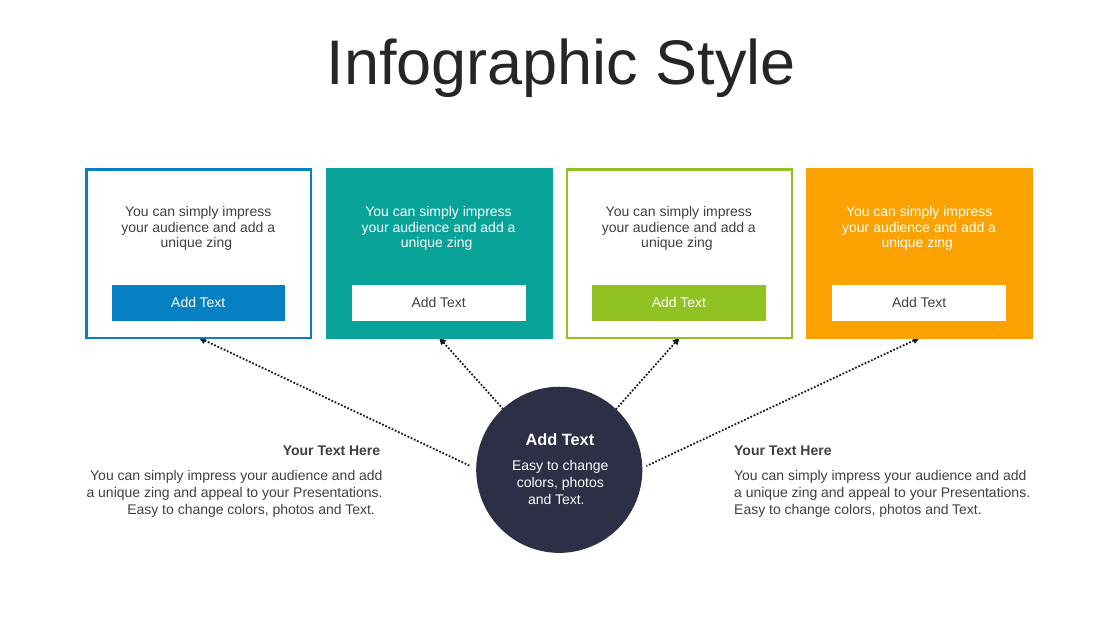
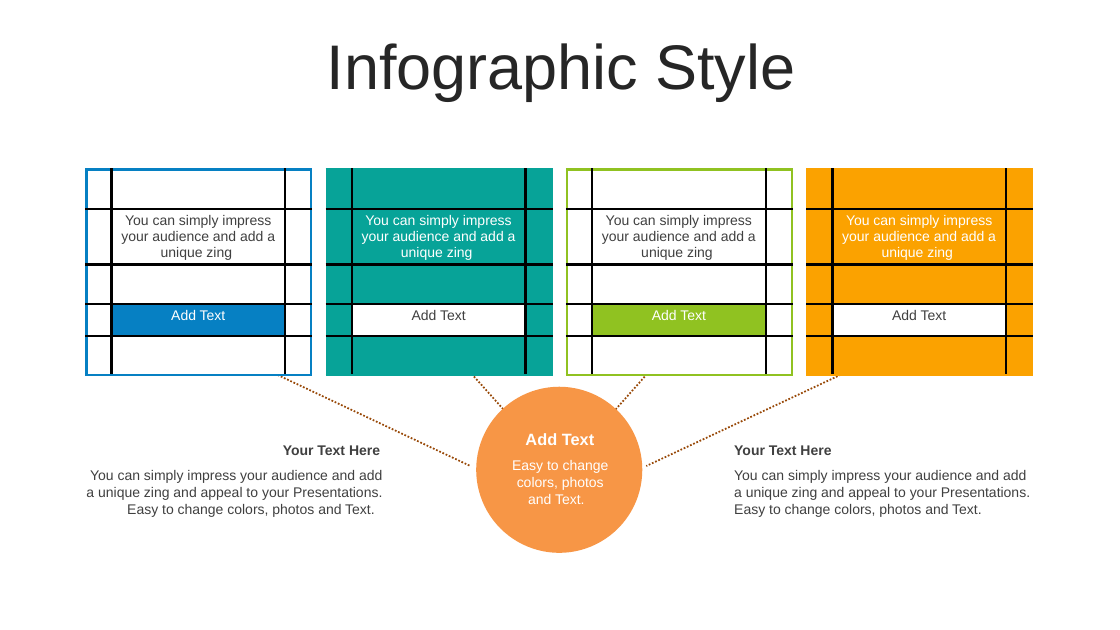
Before and after one commit to thanhlongvl/sportdemo, a slide deck: slide 27 of industry 4.0-Revolution-PowerPoint-Templates.pptx (slide 25 before the commit). Drawn at 1120x630 pixels with LibreOffice and Linux fonts; fonts in the diff are those of the drawing. Boxes give left, top, right and bottom in pixels: in the first picture for what was removed or moved away, otherwise in the second. Text is boxed around its words. In the diff, an @@ line names an element or a change of style, - is before the commit and + after.

```diff
--- a/industry 4.0-Revolution-PowerPoint-Templates.pptx
+++ b/industry 4.0-Revolution-PowerPoint-Templates.pptx
@@ text "Infographic Style" at <box>327,43,796,101</box>: line spacing 0.9 to 1; less space between paragraphs @@
@@ table at <box>87,170,312,367</box> @@
@@ borders changed @@
@@ table at <box>327,170,552,367</box> @@
@@ borders changed @@
@@ table at <box>567,170,792,367</box> @@
@@ borders changed @@
@@ table at <box>807,170,1033,367</box> @@
@@ borders changed @@
@@ arrow removed from (471, 466) to (199, 338) @@
@@ freeform shape added at <box>199,338,471,466</box>, outline #984807 1.5 pt @@
@@ arrow removed from (560, 472) to (439, 338) @@
@@ freeform shape added at <box>439,338,560,472</box>, outline #984807 1.5 pt @@
@@ arrow removed from (560, 472) to (680, 338) @@
@@ freeform shape added at <box>560,338,679,472</box>, outline #984807 1.5 pt @@
@@ freeform shape added at <box>646,338,919,466</box>, outline #984807 1.5 pt @@
@@ arrow removed from (647, 466) to (920, 338) @@
@@ ellipse at <box>476,386,643,553</box>: fill #2C2F45 to #F79646 @@
@@ text "Add Text" at <box>525,433,594,445</box>: less space between paragraphs @@
@@ text "Easy to change colors, photos ..." at <box>512,460,609,504</box>: less space between paragraphs @@
```
Also in this commit, not shown: 46 other slides changed, 3 slides added, 1 slide removed, 1 other file.
